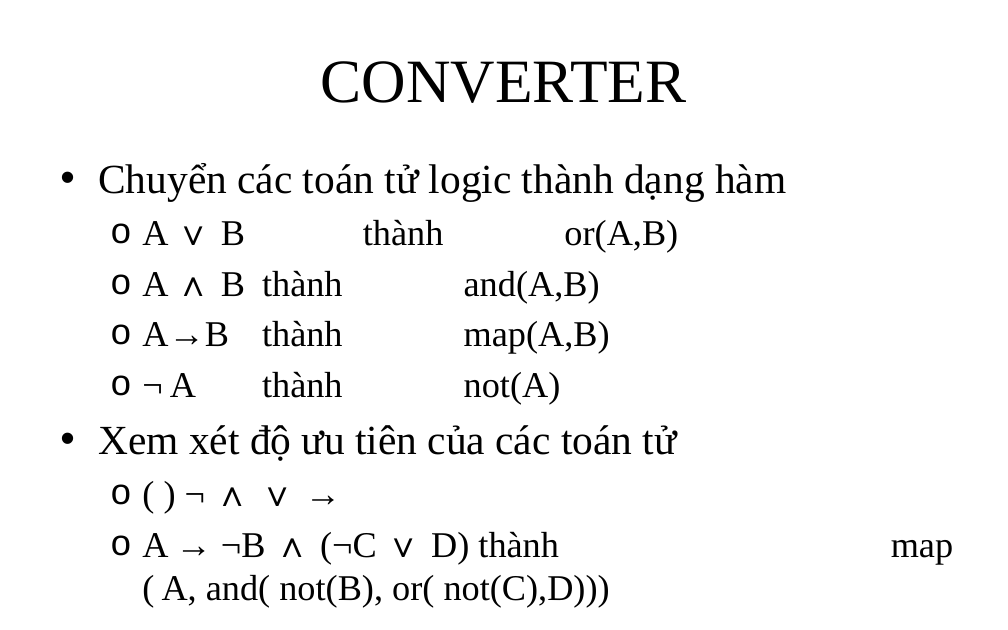
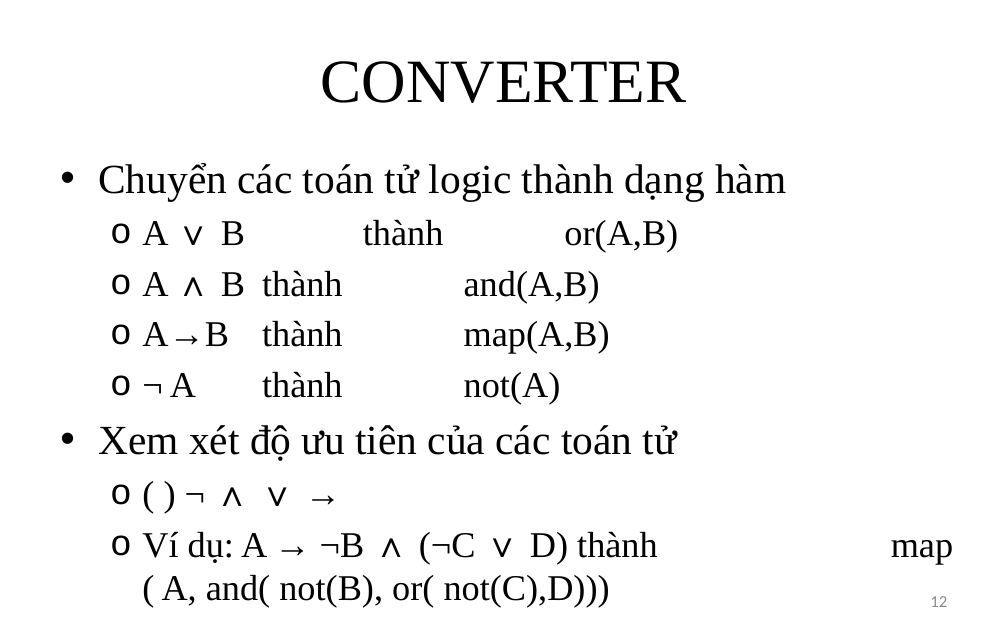
Before and after one commit to giang-rocker/logic, a slide deck: slide 12 of Report/SUY LUẬN TỰ NHIÊN.pptx (slide 10 before the commit). Drawn at 1008x630 pixels with LibreOffice and Linux fonts; fonts in the diff are those of the drawing. Boxes give left, top, right and bottom in pixels: in the first picture for what was removed or moved away, otherwise in the second. Text is boxed around its words. In the diff, an @@ line names an element or a change of style, - is before the commit and + after.

```diff
--- a/Report/SUY LUẬN TỰ NHIÊN.pptx
+++ b/Report/SUY LUẬN TỰ NHIÊN.pptx
@@ text at [142, 531, 658, 608]: text changed @@
-  o A → ¬B ∧ (¬C ∨ D) thành map ( A, and( not(B), or( not(C),D)))
+  o Ví dụ: A → ¬B ∧ (¬C ∨ D) thành map ( A, and( not(B), or( not(C),D)))
@@ page number added at [930, 596, 947, 607], 12 pt, text #8C8C8C @@
+12
```
Also in this commit, not shown: 23 other slides changed, 11 slides added, 1 slide removed, 7 other files.
